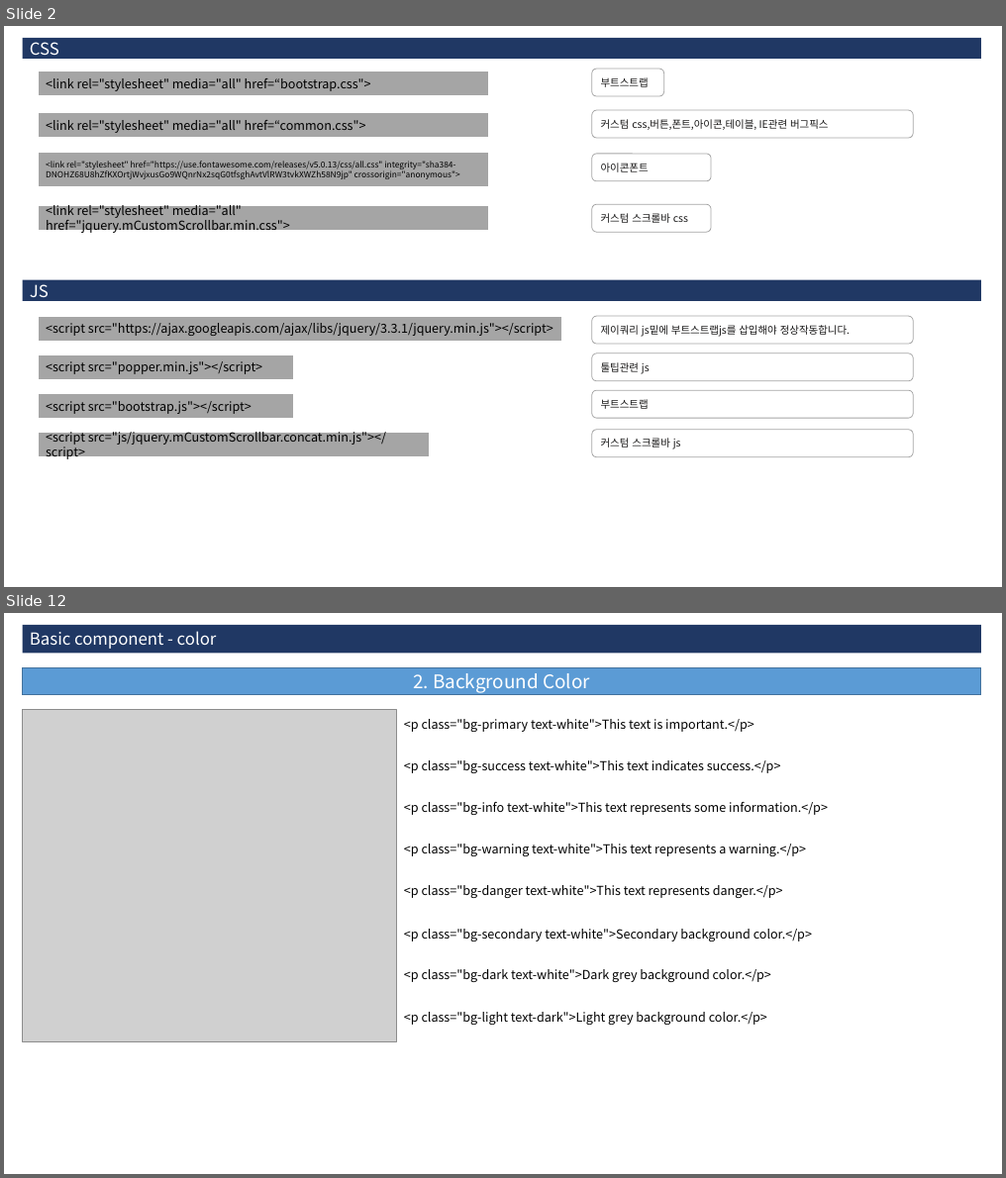
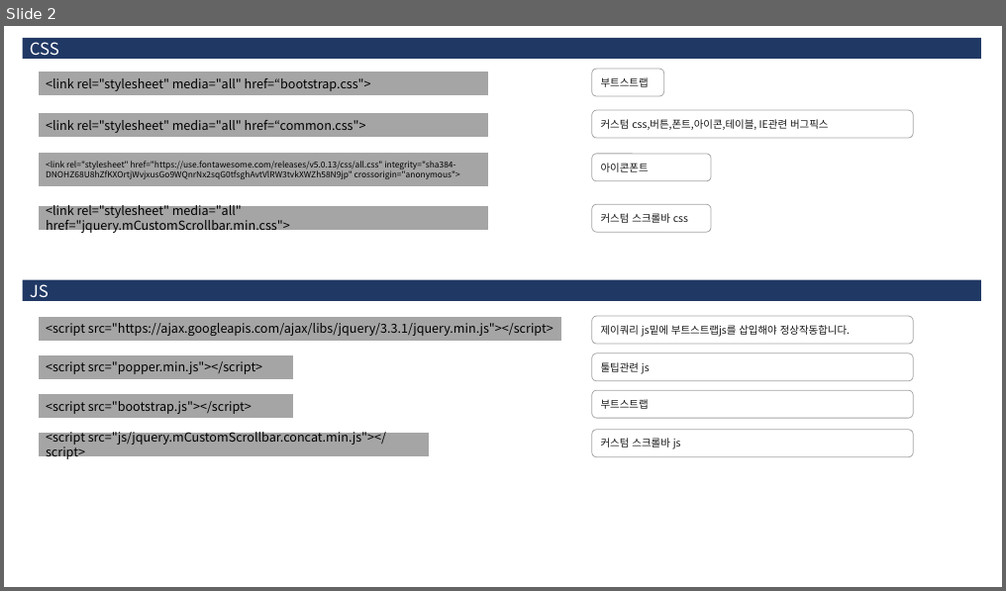
Before and after one commit to 3dwebart/html-publish, a slide deck: web/data/guide.pptx. Shown one above the other, each under a label of ours: slides 2 and 12 before the commit, slide 2 after it; the slides between them are not shown. The pictures are 1006x1178 and 1006x591 pixels, drawn with LibreOffice and Linux fonts; fonts in the diff are those of the drawing; grey boxes stand for pictures. Boxes give left, top, right and bottom in pixels: in the first picture for what was removed or moved away, otherwise in the second. Text is boxed around its words. In the diff, an @@ line names an element or a change of style, - is before the commit and + after.

```diff
--- a/web/data/guide.pptx
+++ b/web/data/guide.pptx
@@ slide 12 removed at (4,613,1002,1174), background #FFFFFF @@
@@ rectangle removed at (23,625,982,654) @@
-Basic component - color
@@ rectangle removed at (23,667,982,694) @@
-2. Background Color
@@ picture removed at (23,710,397,1042) @@
@@ text removed at (404,719,754,732) @@
-<p class="bg-primary text-white">This text is important.</p>
@@ text removed at (404,761,781,773) @@
-<p class="bg-success text-white">This text indicates success.</p>
@@ text removed at (404,802,828,815) @@
-<p class="bg-info text-white">This text represents some information.</p>
@@ text removed at (404,844,806,857) @@
-<p class="bg-warning text-white">This text represents a warning.</p>
@@ text removed at (404,885,783,898) @@
-<p class="bg-danger text-white">This text represents danger.</p>
@@ text removed at (404,929,812,942) @@
-<p class="bg-secondary text-white">Secondary background color.</p>
@@ text removed at (404,969,771,982) @@
-<p class="bg-dark text-white">Dark grey background color.</p>
@@ text removed at (404,1012,767,1025) @@
-<p class="bg-light text-dark">Light grey background color.</p>
```
Also in this commit, not shown: 5 slides changed, 26 slides added, 11 other slides removed, 14 other files.
